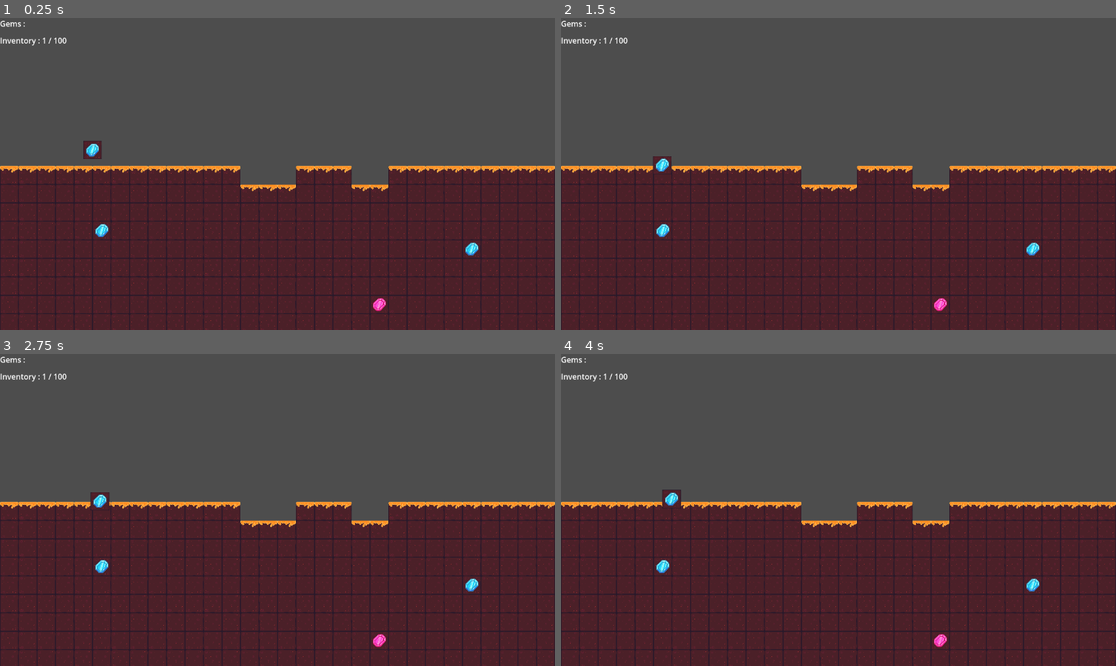
Above: before the commit, frames 1-4 (two rows, left to right).
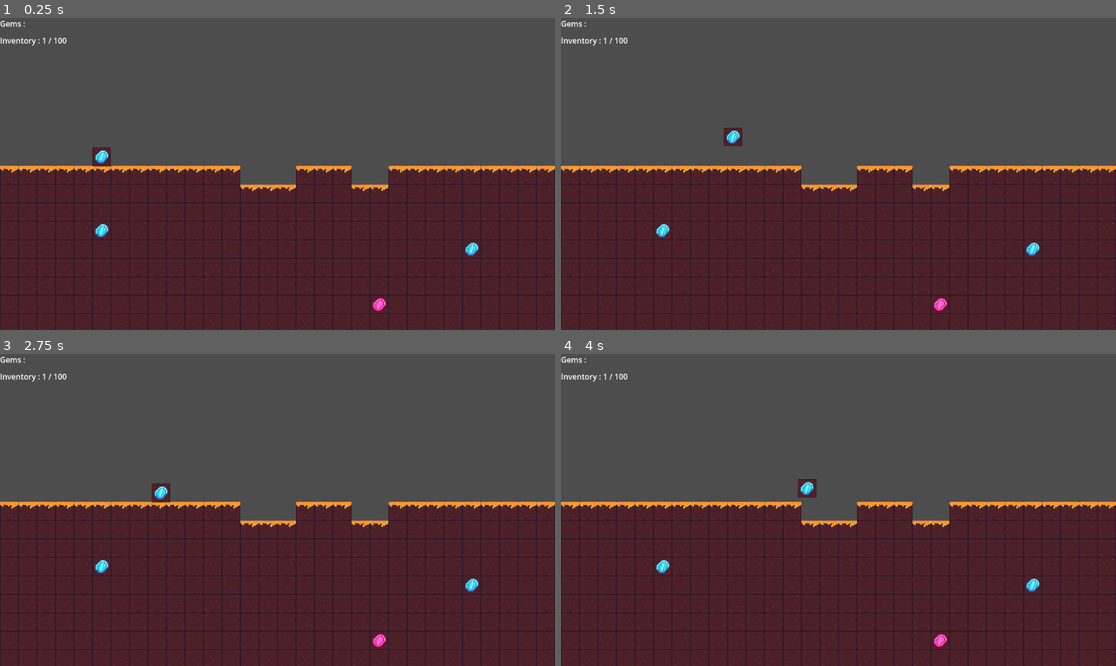
Above: after the commit, the same moments.

Repository: Belhage/King-in-the-Mountain
Game: Godot game, scene res://Scenes and Scripts/Main Scene/world.tscn
Same seed, same stepped clock (60 frames per second), same inputs: the game is played once before the commit and once after it.
Inputs:
- Up to frame 1 (0.25 s): no input
- Up to frame 2 (1.5 s): hold D (Move Right) from 0.53 s (still down); tap W (Move Up) at 0.77 s
- Up to frame 3 (2.75 s): tap W (Move Up) at 1.52 s; release D (Move Right) at 2.03 s; hold A (Move Left) from 2.03 s (still down)
- Up to frame 4 (4 s): release A (Move Left) at 2.78 s; hold D (Move Right) from 2.78 s (still down); tap W (Move Up) at 3.02, 3.77 s

The runs differ from the first frame. In frame 1, 0.3% of the frame differs, in the area x 15-21%, y 39-48%; in frame 2, 0.3%; in frame 3, 0.4%; in frame 4, 0.4%, in the area x 18-47%, y 40-50%.

Commit message:
player update

Diff:
--- a/Scenes and Scripts/Character/player_character.gd
+++ b/Scenes and Scripts/Character/player_character.gd
@@ -8,8 +8,8 @@
 @onready var left_drill_ray: RayCast2D = $"Left Drill Ray"
 
 
-@export var SPEED = 300.0
-@export var JUMP_VELOCITY = -400.0
+@export var SPEED = 800.0
+@export var JUMP_VELOCITY = -1000.0
 
 
 @export var drill_wait_time : float = 2.0
--- a/Scenes and Scripts/Character/player_character.tscn
+++ b/Scenes and Scripts/Character/player_character.tscn
@@ -159,17 +159,15 @@
 }]
 
 [sub_resource type="CapsuleShape2D" id="CapsuleShape2D_sqwmf"]
-radius = 3.0
-height = 14.0
+radius = 53.0
+height = 196.0
 
 [sub_resource type="CircleShape2D" id="CircleShape2D_sqwmf"]
-radius = 3.0
+radius = 19.0263
 
 [node name="Player Character" type="CharacterBody2D"]
 collision_mask = 2
 script = ExtResource("1_lqeqq")
-SPEED = 100.0
-JUMP_VELOCITY = -200.0
 
 [node name="Sprite2D" type="Sprite2D" parent="."]
 texture = ExtResource("2_jov5t")
@@ -187,7 +185,7 @@
 collision_mask = 2
 
 [node name="CollisionShape2D" type="CollisionShape2D" parent="Right Drill Area"]
-position = Vector2(7, 0)
+position = Vector2(76, 0)
 shape = SubResource("CircleShape2D_sqwmf")
 
 [node name="Down Drill Area" type="Area2D" parent="."]
@@ -195,7 +193,7 @@
 collision_mask = 2
 
 [node name="CollisionShape2D" type="CollisionShape2D" parent="Down Drill Area"]
-position = Vector2(0, 7)
+position = Vector2(0, 121)
 shape = SubResource("CircleShape2D_sqwmf")
 
 [node name="Left Drill Area" type="Area2D" parent="."]
@@ -203,17 +201,17 @@
 collision_mask = 2
 
 [node name="CollisionShape2D" type="CollisionShape2D" parent="Left Drill Area"]
-position = Vector2(-5, 0)
+position = Vector2(-76, 0)
 shape = SubResource("CircleShape2D_sqwmf")
 
 [node name="Down Drill Ray" type="RayCast2D" parent="."]
-target_position = Vector2(0, 27)
+target_position = Vector2(0, 121)
 collision_mask = 2
 
 [node name="Right Drill Ray" type="RayCast2D" parent="."]
-target_position = Vector2(23, 0)
+target_position = Vector2(76, 0)
 collision_mask = 2
 
 [node name="Left Drill Ray" type="RayCast2D" parent="."]
-target_position = Vector2(-24, 0)
-collision_mask = 2
+target_position = Vector2(-76, 0)
+collision_mask = 2
--- a/Scenes and Scripts/Main Scene/world.tscn
+++ b/Scenes and Scripts/Main Scene/world.tscn
@@ -22,7 +22,7 @@
 [node name="World TileMap" parent="." instance=ExtResource("2_ponb5")]
 
 [node name="Player Character" parent="." instance=ExtResource("1_lsnyi")]
-position = Vector2(1000, -200)
+position = Vector2(1100, -100)
 
 [node name="StaticBody2D" type="StaticBody2D" parent="."]
 position = Vector2(-20, 330)
--- a/project.godot
+++ b/project.godot
@@ -53,6 +53,10 @@
 2d_physics/layer_2="tiles"
 2d_physics/layer_3="upgrade buildings"
 
+[physics]
+
+2d/default_gravity=2000.0
+
 [rendering]
 
 renderer/rendering_method="gl_compatibility"
